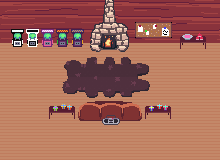
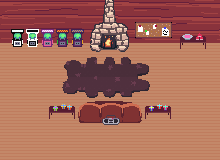
Revision of a layered w=220, h=160 image; what changed, layer by layer:
painted on "couch" over [79, 117, 142, 123]
